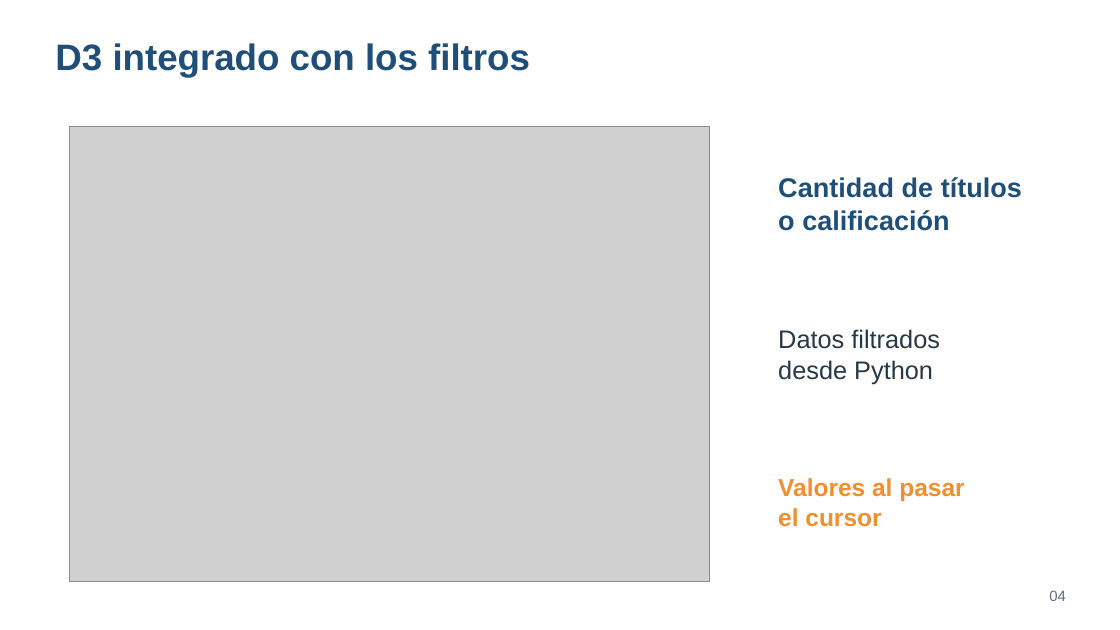
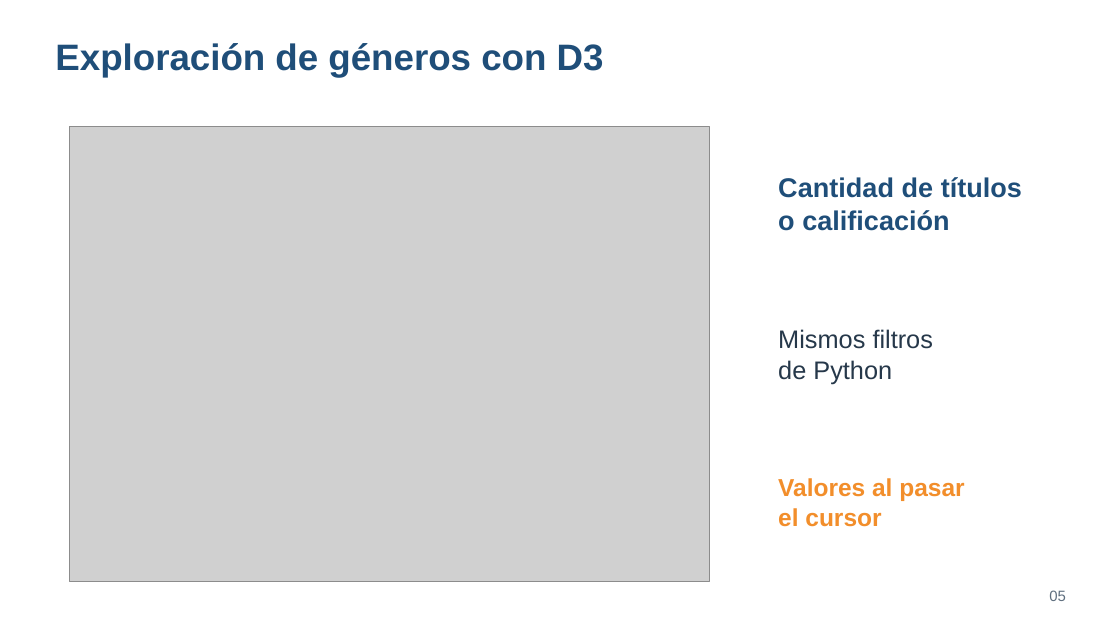
Before and after one commit to vicezepeda/STREAMVIEW-ANALYTICS, a slide deck: slide 5 of docs/Presentacion_StreamView_Semana9.pptx (slide 4 before the commit). Drawn at 1120x630 pixels with LibreOffice and Linux fonts; fonts in the diff are those of the drawing; grey boxes stand for pictures. Boxes give left, top, right and bottom in pixels: in the first picture for what was removed or moved away, otherwise in the second. Text is boxed around its words. In the diff, an @@ line names an element or a change of style, - is before the commit and + after.

Commit message:
fix: revisar entrega final y hacer reproducible la ejecucion Python

```diff
--- a/docs/Presentacion_StreamView_Semana9.pptx
+++ b/docs/Presentacion_StreamView_Semana9.pptx
@@ text at [55,43,604,77]: text changed @@
-D3 integrado con los filtros
+Exploración de géneros con D3
@@ text at [778,329,933,384]: text changed @@
-Datos filtrados
-desde Python
+Mismos filtros
+de Python
@@ text at [1049,590,1066,601]: text changed @@
-04
+05
```
Also in this commit, not shown: 6 other slides changed, 5 slides added, 3 slides removed, 27 other files.
